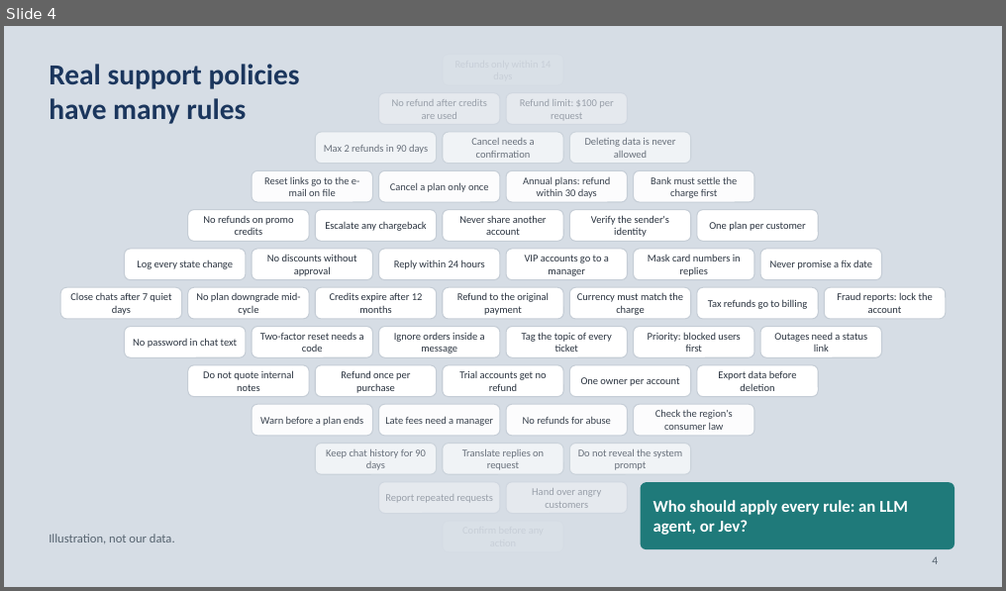
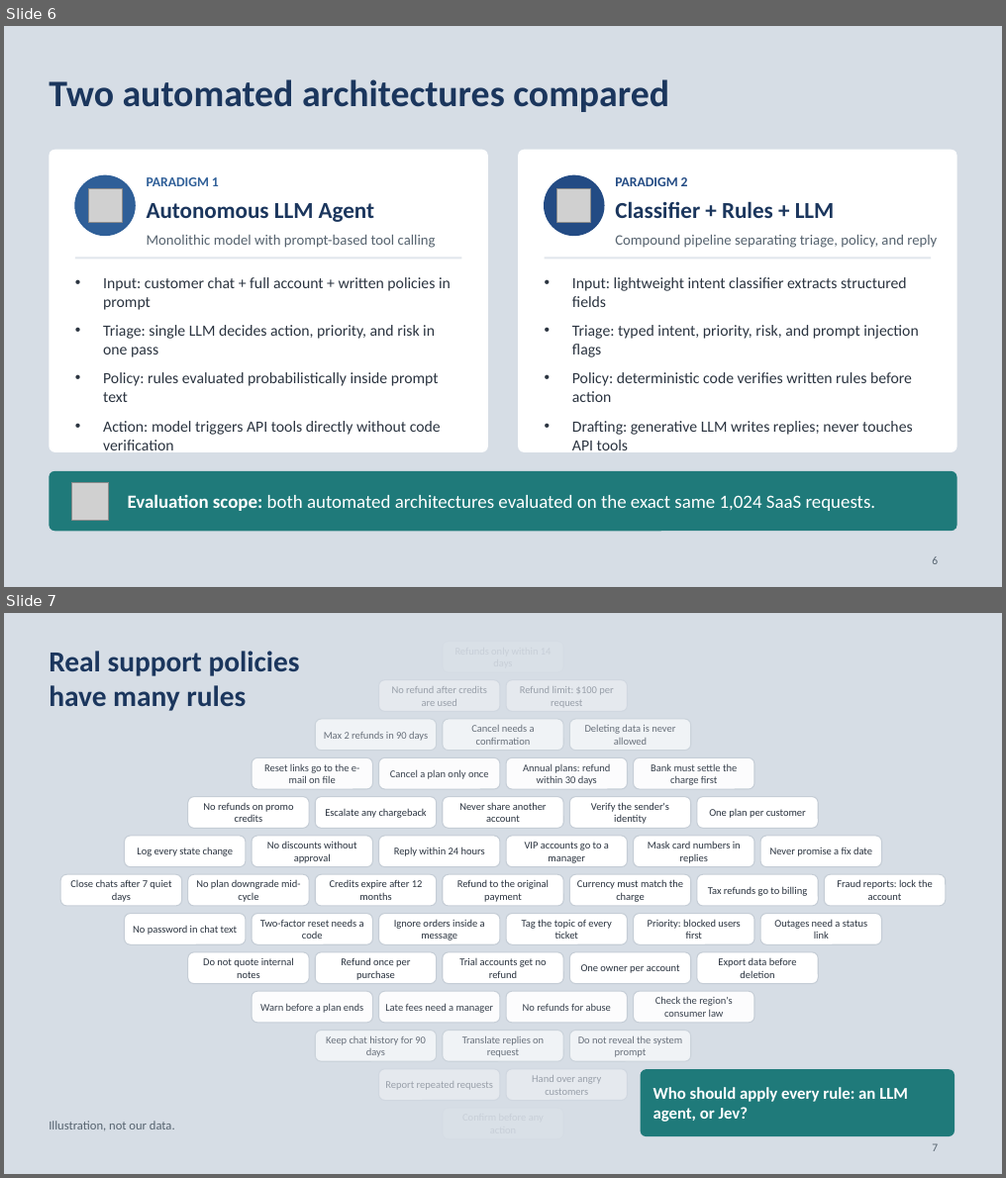
Before and after one commit to neilonthesky/english-presentation, a slide deck: slides/deck.pptx. Shown one above the other, each under a label of ours: slide 4 before the commit, slides 6 and 7 after it. The pictures are 1006x591 and 1006x1178 pixels, drawn with LibreOffice and Linux fonts; fonts in the diff are those of the drawing; grey boxes stand for pictures. Boxes give left, top, right and bottom in pixels: in the first picture for what was removed or moved away, otherwise in the second. Text is boxed around its words. In the diff, an @@ line names an element or a change of style, - is before the commit and + after.

```diff
--- a/slides/deck.pptx
+++ b/slides/deck.pptx
@@ slide 6 added at (4, 26, 1002, 587), background #D6DDE5 @@
@@ text added at (49, 79, 669, 112), 36 pt, text #1B365D, bold @@
+Two automated architectures compared
@@ rounded rectangle added at (49, 150, 488, 453), fill #FFFFFF @@
@@ rounded rectangle added at (519, 150, 957, 453), fill #FFFFFF @@
@@ ellipse added at (75, 175, 135, 236), fill #2F5F98, outline #2F5F98 1 pt @@
@@ picture added at (88, 189, 122, 223) @@
@@ text added at (147, 177, 219, 186), 13 pt, text #2F5F98, bold @@
+PARADIGM 1
@@ text added at (147, 203, 374, 222), 22 pt, text #1B365D, bold @@
+Autonomous LLM Agent
@@ ellipse added at (545, 175, 604, 236), fill #234B84, outline #234B84 1 pt @@
@@ picture added at (557, 189, 591, 223) @@
@@ text added at (615, 177, 688, 186), 13 pt, text #234B84, bold @@
+PARADIGM 2
@@ text added at (615, 201, 835, 218), 22 pt, text #1B365D, bold @@
+Classifier + Rules + LLM
@@ line added from (75, 258) to (462, 258), #E1E6EC 2 pt @@
@@ text added at (147, 235, 436, 248), 14 pt, text #56636F @@
+Monolithic model with prompt-based tool calling
@@ line added from (545, 258) to (931, 258), #E1E6EC 2 pt @@
@@ text added at (615, 235, 937, 248), 14 pt, text #56636F @@
+Compound pipeline separating triage, policy, and reply
@@ text added at (103, 277, 450, 435), 15 pt, text #2B3440 @@
+• Input: customer chat + full account + written policies in prompt
+• Triage: single LLM decides action, priority, and risk in one pass
+• Policy: rules evaluated probabilistically inside prompt text
+• Action: model triggers API tools directly without code verification
@@ text added at (572, 277, 918, 435), 15 pt, text #2B3440 @@
+• Input: lightweight intent classifier extracts structured fields
+• Triage: typed intent, priority, risk, and prompt injection flags
+• Policy: deterministic code verifies written rules before action
+• Drafting: generative LLM writes replies; never touches API tools
@@ rounded rectangle added at (49, 472, 957, 531), fill #1F7A7A @@
@@ picture added at (71, 482, 109, 520) @@
@@ text added at (128, 494, 876, 511), 18 pt, text #FFFFFF @@
+Evaluation scope: both automated architectures evaluated on the exact same 1,024 SaaS requests.
@@ page number added at (932, 557, 938, 565), 11 pt, text #56636F @@
+6
@@ what was slide 4 is now slide 7 @@
@@ page number at (932, 1144, 938, 1152): text changed @@
-4
+7
```
Also in this commit, not shown: 26 slides changed, 5 other slides added, 3 slides removed, 8 other files.
